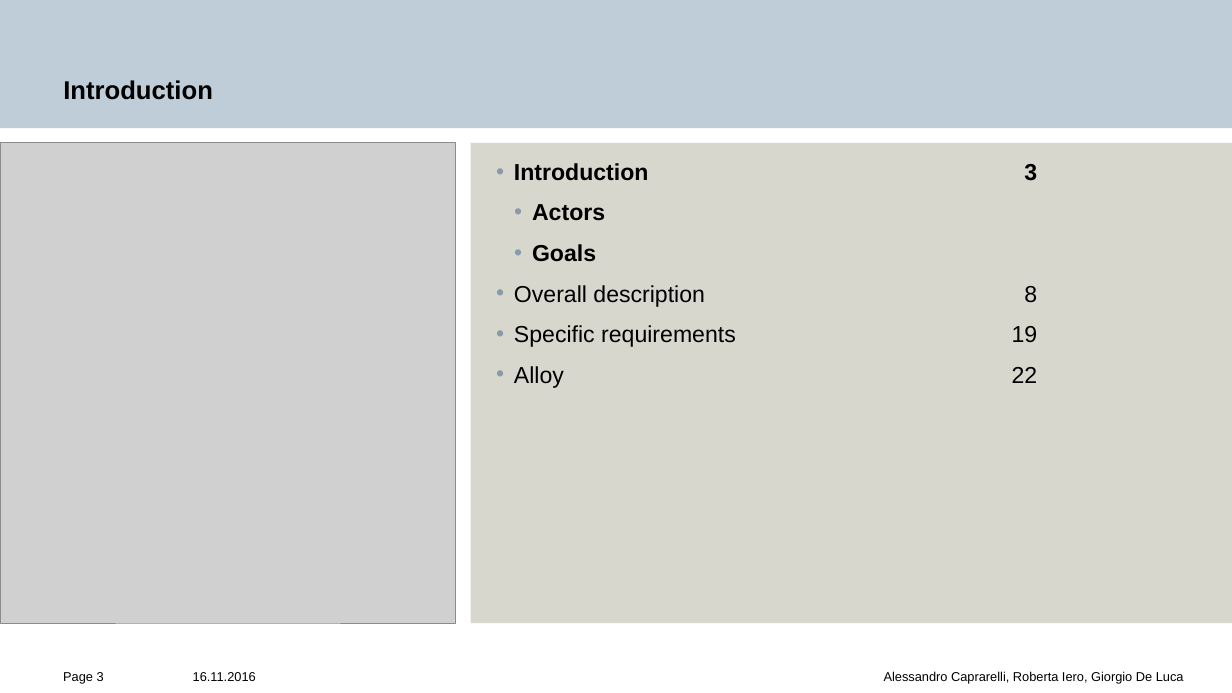
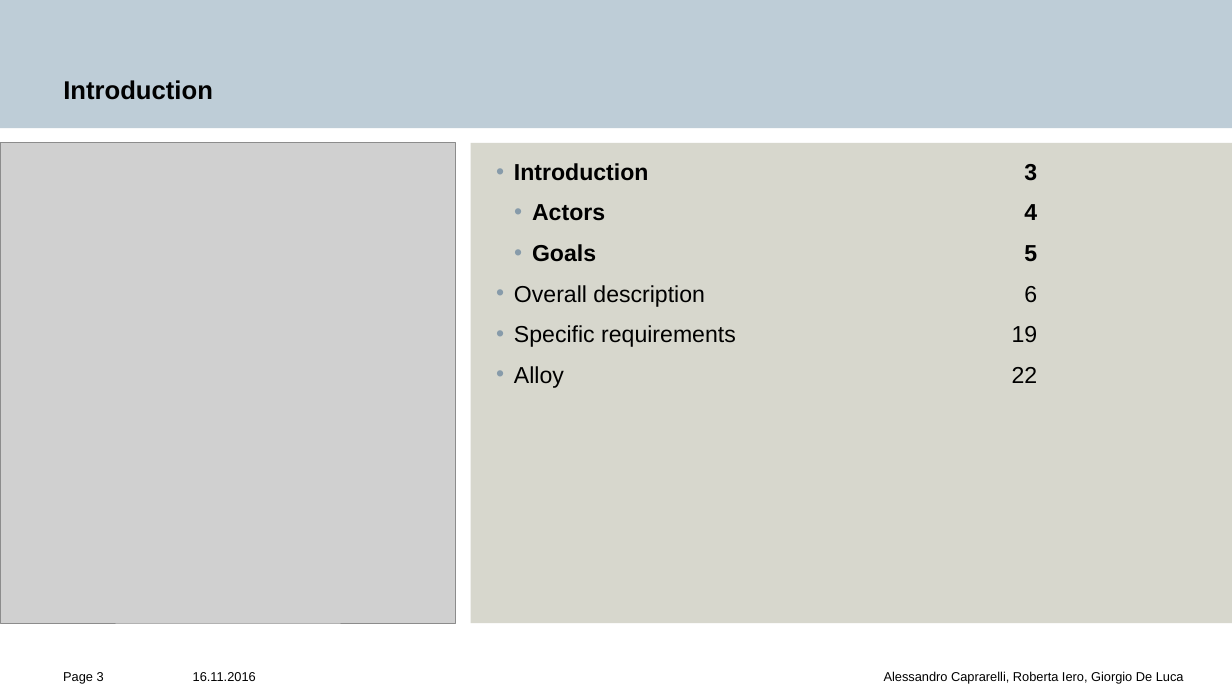
Before and after one commit to alcaprar/CIDSoftwareEngineering2, a slide deck: slide 3 of RASD/Slide.pptx. Drawn at 1232x693 pixels with LibreOffice and Linux fonts; fonts in the diff are those of the drawing; grey boxes stand for pictures; background and template pictures are left out. Boxes give left, top, right and bottom in pixels: in the first picture for what was removed or moved away, otherwise in the second. Text is boxed around its words. In the diff, an @@ line names an element or a change of style, - is before the commit and + after.

```diff
--- a/RASD/Slide.pptx
+++ b/RASD/Slide.pptx
@@ text at box(514, 204, 1037, 307): text changed @@
-      • Actors
-      • Goals
-  • Overall description 8
+      • Actors 4
+      • Goals 5
+  • Overall description 6
```
Also in this commit, not shown: 4 other slides changed.
